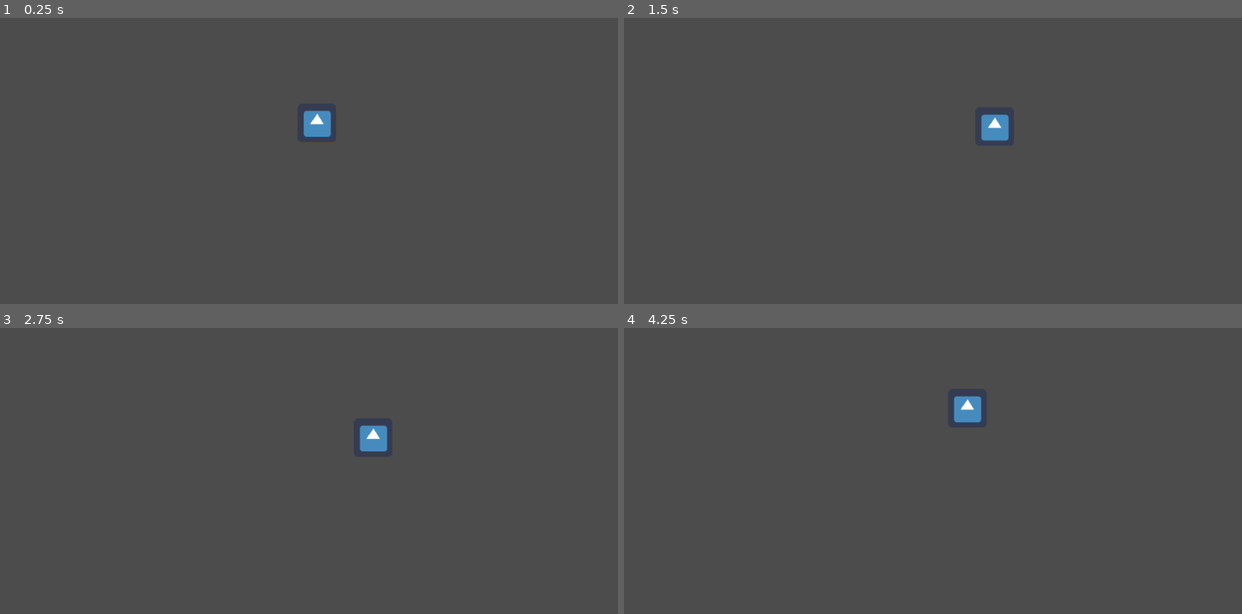
Above: before the commit, frames 1-4 (two rows, left to right).
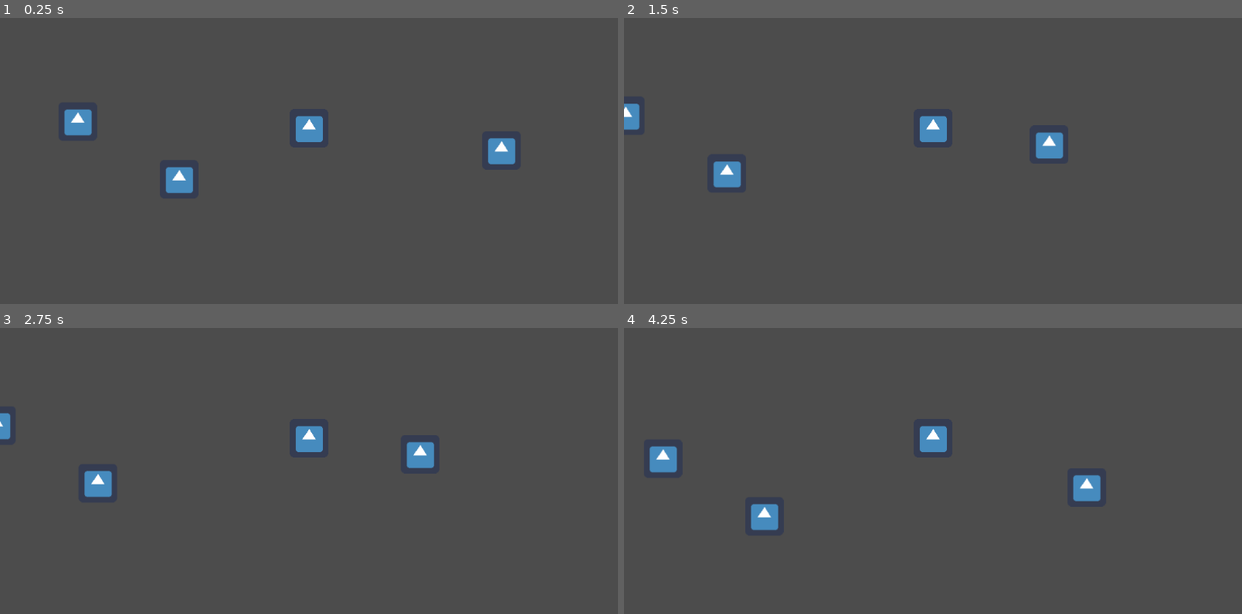
Above: after the commit, the same moments.

Repository: Jimmy-s-Test-Site/20210611_gmtk
Game: Godot game, scene res://Player/Lilou/PlayerTest.tscn
The game is run twice, just before and just after one commit, with the same random seed, the same clock (stepped at 60 frames per second) and the same inputs. This scene is started directly instead of the project's main scene. The engine's default icon, where the game draws it, is replaced by a stand-in: a white triangle on a blue panel in a dark square.
Inputs (mouse positions are in pixels of both pictures, inside the frame that each line leads up to):
- Up to frame 1 (0.25 s): no input
- Up to frame 2 (1.5 s): tap Enter at 0.5 s; move the mouse to (1068, 109) at 0.52 s; hold D (move_right) 0.53-1.28 s; right-click (1068, 109) at 0.6 s; move the mouse to (809, 146) at 1.27 s; hold A (move_left) from 1.28 s (still down); tap S (decelerate) at 1.35 s
- Up to frame 3 (2.75 s): right-click (185, 456) at 1.55 s; move the mouse to (370, 359) at 2.02 s; release A (move_left) at 2.03 s; hold D (move_right) from 2.03 s (still down); right-click (370, 359) at 2.1 s
- Up to frame 4 (4.25 s): move the mouse to (902, 511) at 2.77 s; release D (move_right) at 2.78 s; hold W (accelerate) 2.78-3.53 s; right-click (902, 511) at 2.85 s; move the mouse to (1118, 491) at 3.52 s; hold A (move_left) from 3.53 s (still down); hold S (decelerate) from 3.53 s (still down); right-click (1118, 491) at 3.8 s

The runs differ from the first frame. In frame 1, 1.7% of the frame differs, in the area x 10-84%, y 31-62%; in frame 2, 1.9%; in frame 3, 1.8%; in frame 4, 2.1%, in the area x 4-78%, y 23-71%.

Commit message:
Adds Basic Leave State Functionality

Diff:
--- a/Player/Lilou/Player.gd
+++ b/Player/Lilou/Player.gd
@@ -8,6 +8,8 @@
 #	Grapple: LMB
 #	Ungrapple: RMB
 
+var car_clicked : RigidBody2D
+
 enum {
 	SKATE,
 	ATTACH
@@ -16,7 +18,7 @@
 # variables
 
 export var skate_max_speed := 100.0
-export var skate_speed := 90.0
+export var skate_speed := 200.0
 
 export var grapple_max_speed := 20.0
 export var grapple_max_distance := 200.0
@@ -81,10 +83,13 @@
 	match self._state:
 		SKATE:
 			# TODO: implement later :D
-			if false:
+			if car_clicked != null:
 				self.change_state(ATTACH)
 		ATTACH:
-			self.change_state(SKATE)
+			if Input.is_action_just_pressed("ungrapple"):
+				self.change_state(SKATE)
+			elif car_clicked != null:
+				self.change_state(ATTACH)
 
 func change_state(target_state : int) -> void:
 	if not target_state in self._transitions[self._state]:
--- a/Player/Lilou/Player.tscn
+++ b/Player/Lilou/Player.tscn
@@ -17,10 +17,14 @@
 gravity_vec = Vector2( 0, 0 )
 
 [node name="CollisionShape2D" type="CollisionShape2D" parent="GravityArea"]
-shape = SubResource( 2 )
+shape = SubResource( 1 )
 
 [node name="Sprite" type="Sprite" parent="."]
 texture = ExtResource( 2 )
 
 [node name="CollisionShape2D" type="CollisionShape2D" parent="."]
-shape = SubResource( 1 )
+shape = SubResource( 2 )
+
+[node name="Camera2D" type="Camera2D" parent="."]
+current = true
+process_mode = 0
--- a/Player/Lilou/PlayerTest.tscn
+++ b/Player/Lilou/PlayerTest.tscn
@@ -1,8 +1,21 @@
-[gd_scene load_steps=2 format=2]
+[gd_scene load_steps=3 format=2]
 
 [ext_resource path="res://Player/Lilou/Player.tscn" type="PackedScene" id=1]
+[ext_resource path="res://icon.png" type="Texture" id=2]
 
 [node name="Node2D" type="Node2D"]
 
 [node name="Player" parent="." instance=ExtResource( 1 )]
-position = Vector2( 525.238, 290.851 )
+position = Vector2( 512.238, 300.851 )
+
+[node name="icon" type="Sprite" parent="."]
+position = Vector2( 129, 290 )
+texture = ExtResource( 2 )
+
+[node name="icon2" type="Sprite" parent="."]
+position = Vector2( 831, 338 )
+texture = ExtResource( 2 )
+
+[node name="icon3" type="Sprite" parent="."]
+position = Vector2( 297, 386 )
+texture = ExtResource( 2 )
Not shown: 1 places in Player/Lilou/Player.tscn that only renumber resources
